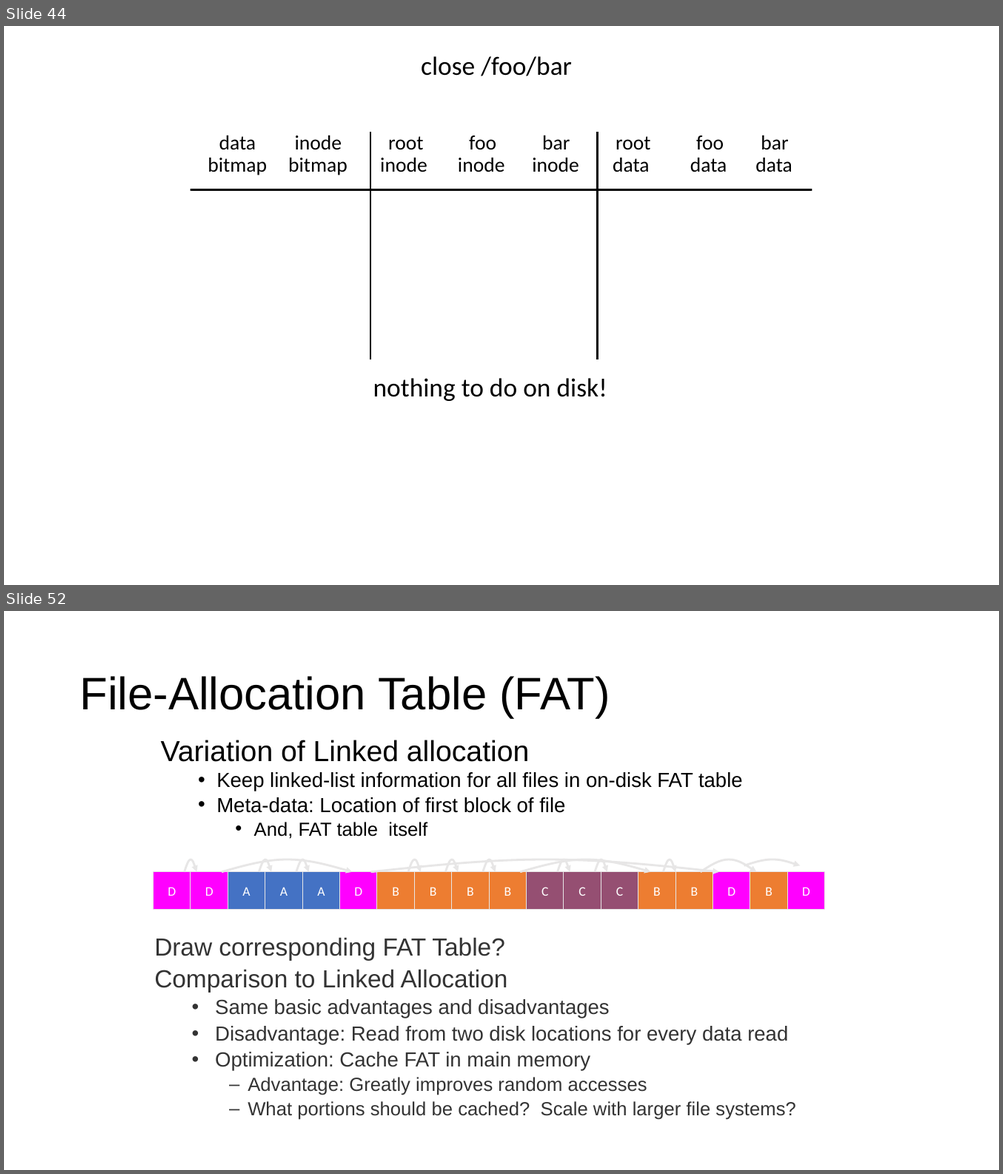
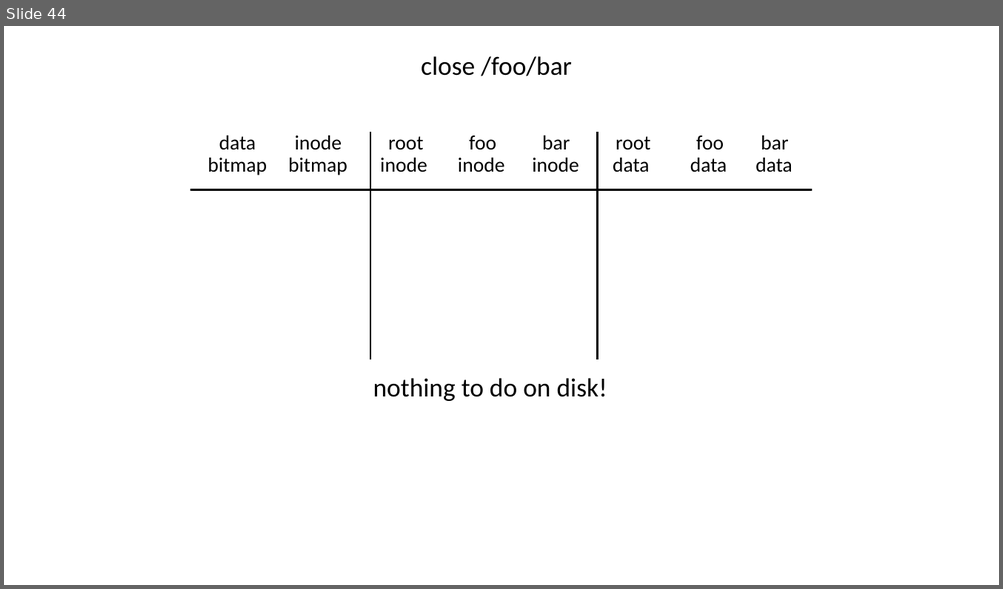
Before and after one commit to ngsrinivas/coursegen, a slide deck: ex/416-F23/staging/416-F23/lectures/11-filesystem.pptx. Shown one above the other, each under a label of ours: slides 44 and 52 before the commit, slide 44 after it; the slides between them are not shown. The pictures are 1003x1174 and 1003x589 pixels, drawn with LibreOffice and Linux fonts; fonts in the diff are those of the drawing. Boxes give left, top, right and bottom in pixels: in the first picture for what was removed or moved away, otherwise in the second. Text is boxed around its words. In the diff, an @@ line names an element or a change of style, - is before the commit and + after.

```diff
--- a/ex/416-F23/staging/416-F23/lectures/11-filesystem.pptx
+++ b/ex/416-F23/staging/416-F23/lectures/11-filesystem.pptx
@@ slide 52 removed at <box>4,611,999,1170</box>, background #FFFFFF @@
@@ title removed at <box>79,676,609,718</box> @@
-File-Allocation Table (FAT)
@@ text removed at <box>161,740,743,839</box> @@
-Variation of Linked allocation
-  • Keep linked-list information for all files in on-disk FAT table
-  • Meta-data: Location of first block of file
-    • And, FAT table itself
@@ group removed at <box>153,860,825,909</box>: 18 rectangles, 14 freeform shapes @@
-D
-A
-A
-A
-B
-B
-B
-B
-C
-C
-C
-B
-B
-D
-D
-D
-D
-B
@@ text removed at <box>154,937,795,1120</box> @@
-Draw corresponding FAT Table?
-Comparison to Linked Allocation
-  • Same basic advantages and disadvantages
-  • Disadvantage: Read from two disk locations for every data read
-  • Optimization: Cache FAT in main memory
-    – Advantage: Greatly improves random accesses
-    – What portions should be cached? Scale with larger file systems?
```
Also in this commit, not shown: 13 other slides removed, 3 other files.
